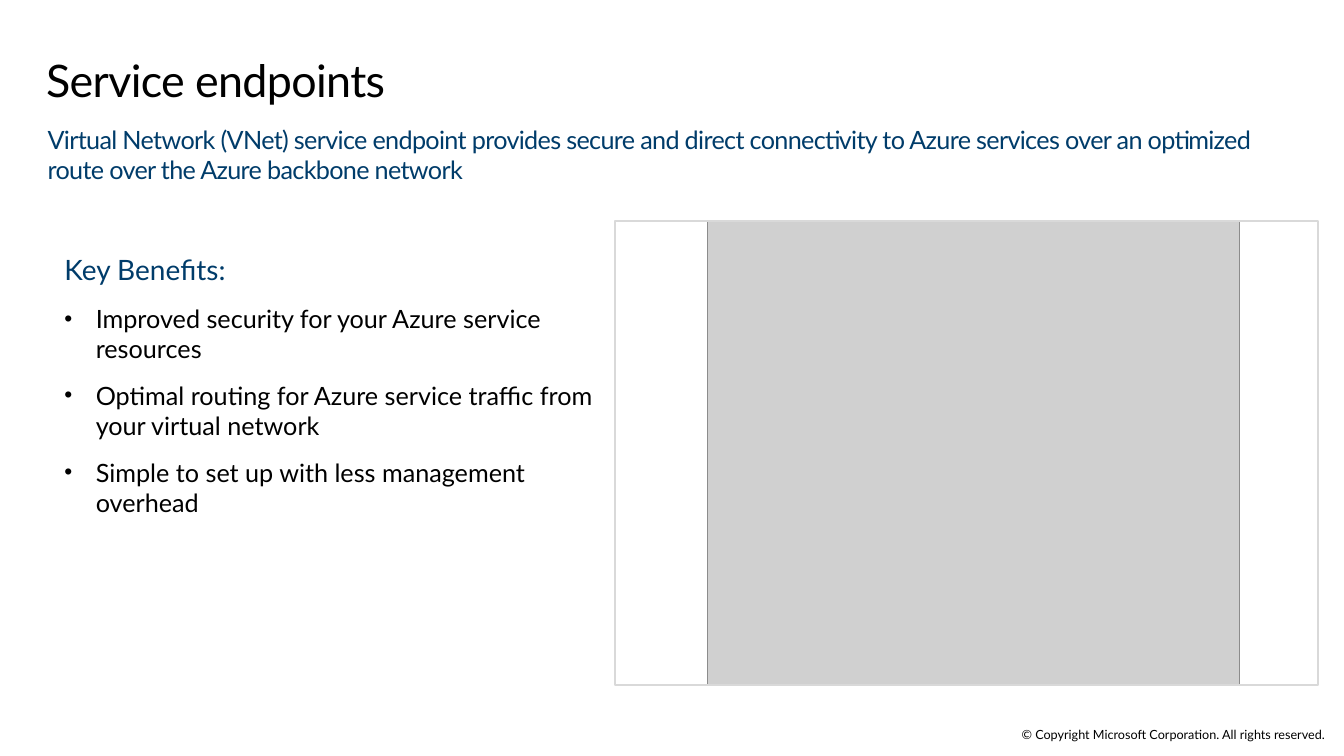
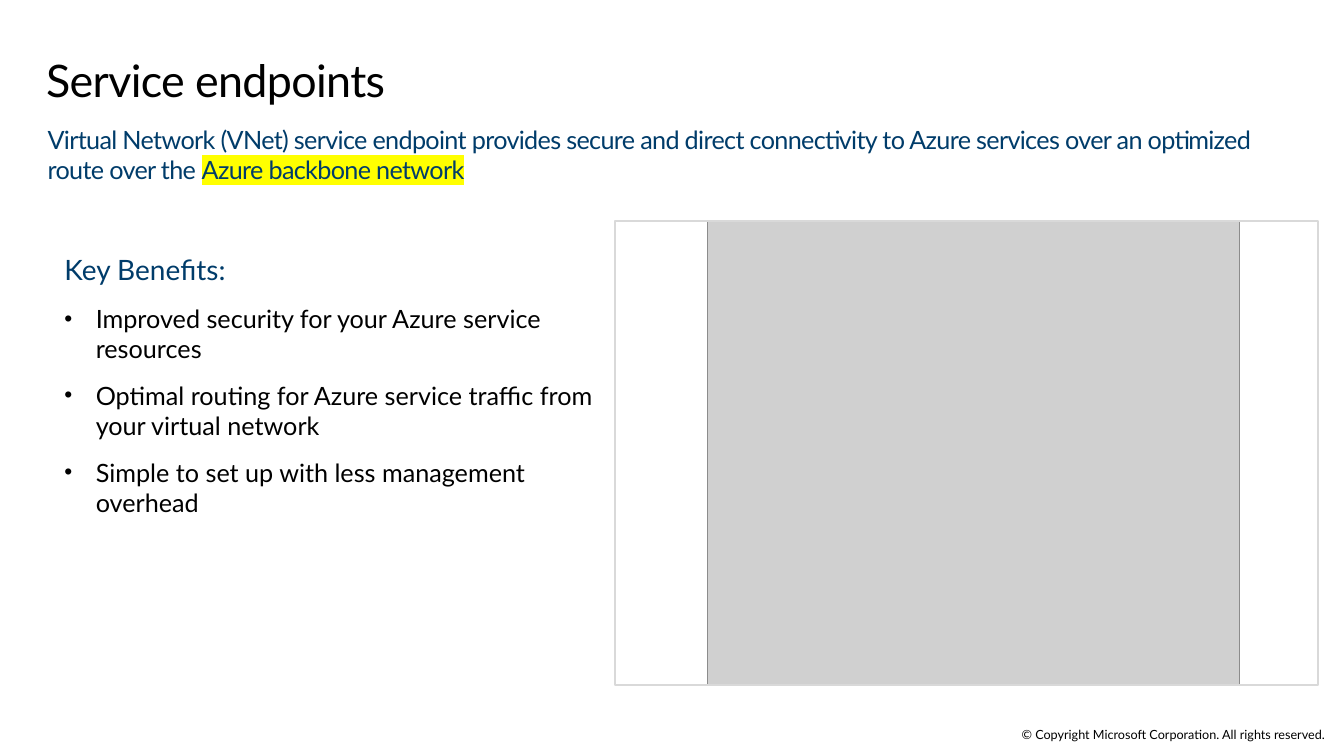
Before and after one commit to raviteja59/hkjc-az-305, a slide deck: slide 26 of PowerPoint/AZ-305T00A-ENU-Powerpoint_09.pptx. Drawn at 1344x756 pixels with LibreOffice and Linux fonts; fonts in the diff are those of the drawing; grey boxes stand for pictures. Boxes give left, top, right and bottom in pixels: in the first picture for what was removed or moved away, otherwise in the second. Text is boxed around its words. In the diff, an @@ line names an element or a change of style, - is before the commit and + after.

```diff
--- a/PowerPoint/AZ-305T00A-ENU-Powerpoint_09.pptx
+++ b/PowerPoint/AZ-305T00A-ENU-Powerpoint_09.pptx
@@ text "Virtual Network (VNet) service endpoint ..." at [48,129,1251,180]: highlight none to #FFFF00 in "Azure backbone network" @@
```
Also in this commit, not shown: 2 other slides changed, 4 slides added, 1 other file.
